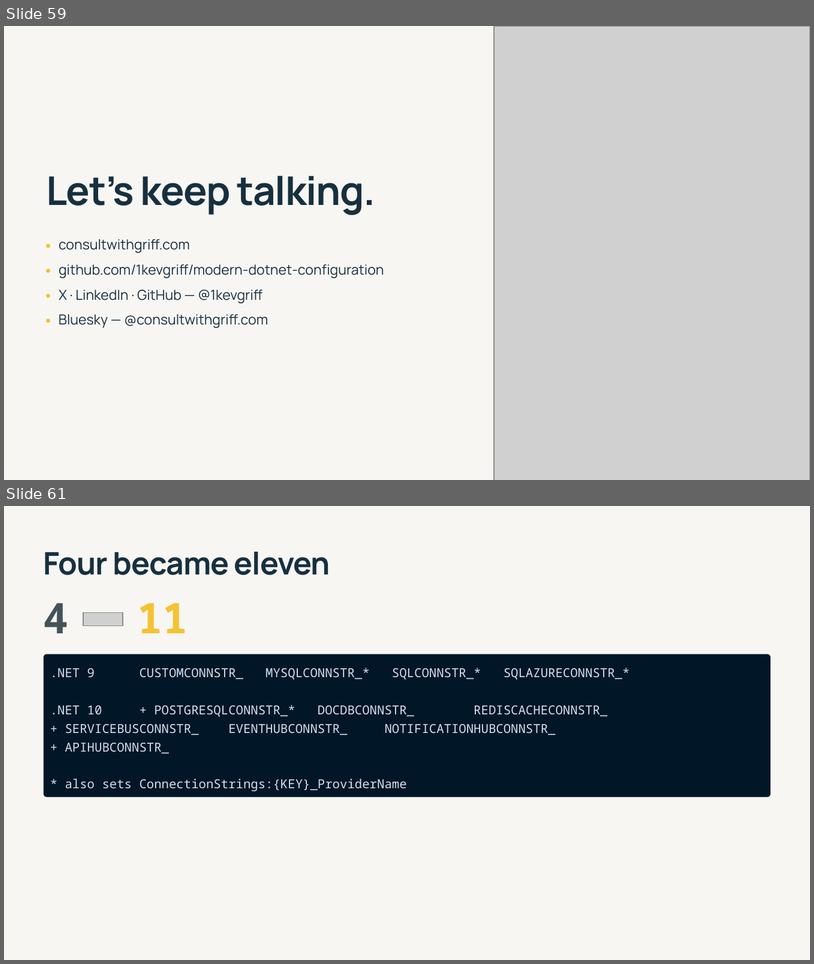
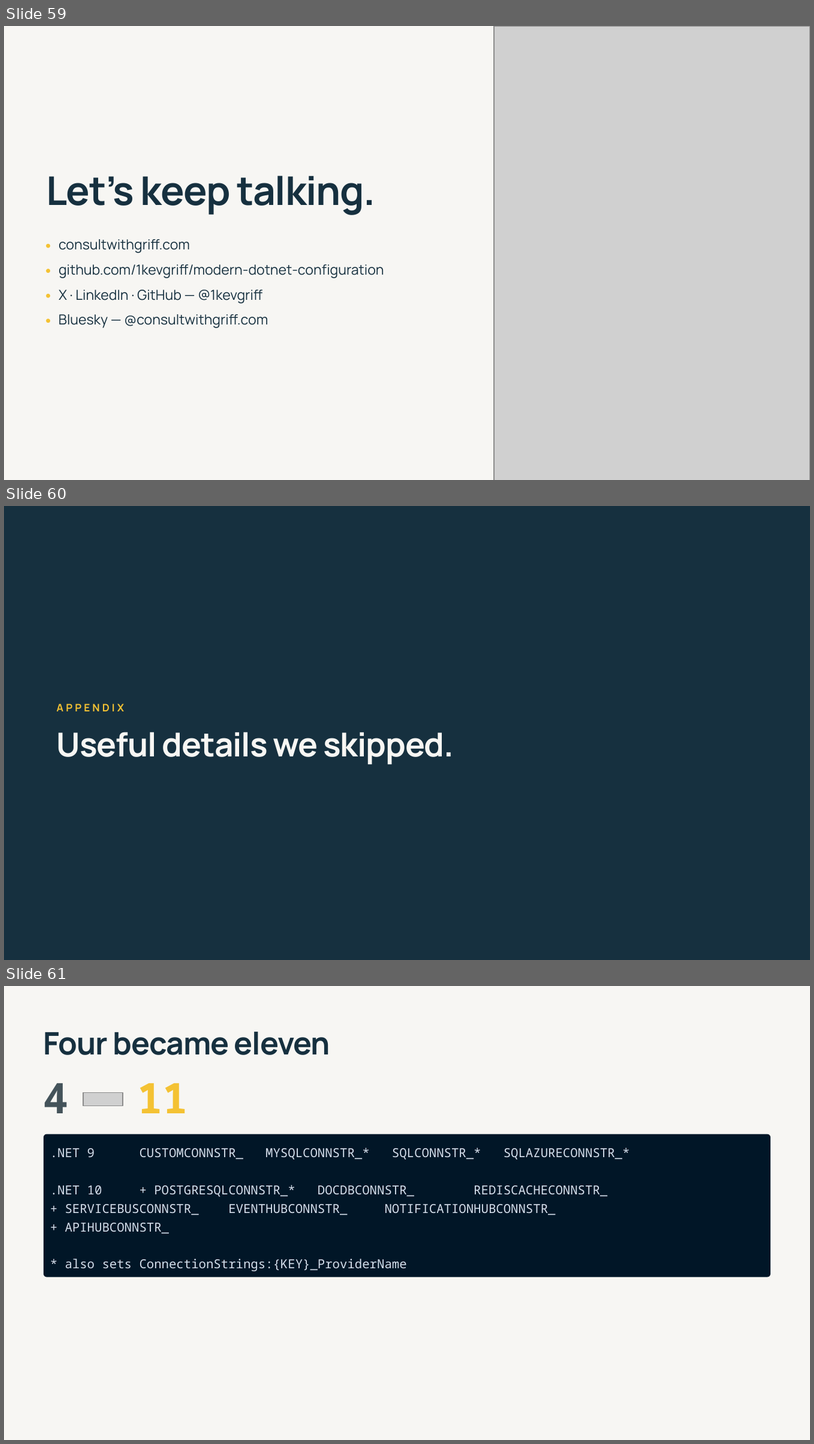
Before and after one commit to 1kevgriff/modern-dotnet-configuration, a slide deck: slides/modern-dotnet-configuration.pptx. Shown one above the other, each under a label of ours: slides 59 and 61 before the commit, slides 59, 60 and 61 after it; the slides between them are not shown. The pictures are 814x964 and 814x1444 pixels, drawn with LibreOffice and Linux fonts; fonts in the diff are those of the drawing; grey boxes stand for pictures. Boxes give left, top, right and bottom in pixels: in the first picture for what was removed or moved away, otherwise in the second. Text is boxed around its words. In the diff, an @@ line names an element or a change of style, - is before the commit and + after.

```diff
--- a/slides/modern-dotnet-configuration.pptx
+++ b/slides/modern-dotnet-configuration.pptx
@@ slide 60 added at [4,506,810,960], background #FFFFFF @@
@@ rectangle added at [4,506,810,960], fill #16303F @@
@@ text added at [57,703,124,711], 9.4 pt, text #F4C233, bold @@
+APPENDIX
@@ text added at [57,732,454,764], 30 pt, text #F7F6F3, bold @@
+Useful details we skipped.
```
Also in this commit, not shown: 10 slides changed, 2 other slides added, 3 slides removed, 5 other files.
